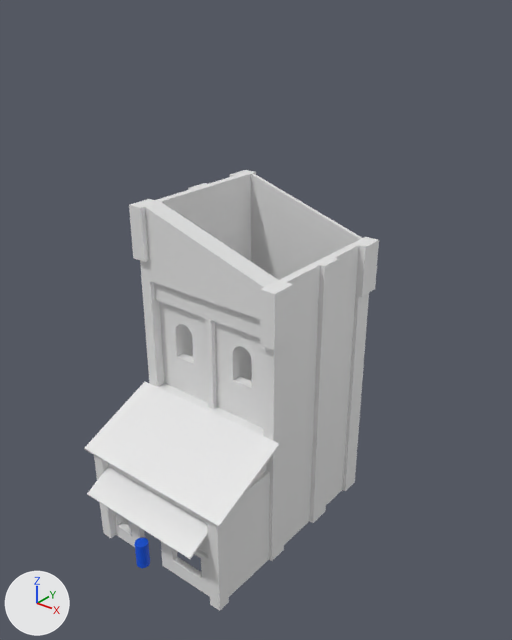
One commit to the Blender file Assets/Blend/Map1.blend: the scene before it, then after it.
Rendered twice from a 50 mm lens placed at (15.4, -20.2, 38.1), pointed at (-12.5, 14.7, 16.4). Lighting does not change. The marker at lower left points along +X, +Y and +Z.

Objects in the first picture: 'Cube.009', 'Reference'.
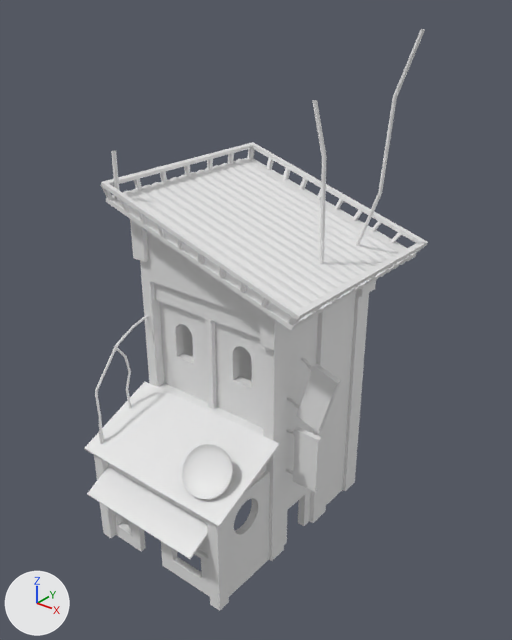
ob_cylinder_002 is not drawn itself; it is used by a modifier of ob_cube_009.

What the commit changed:
me_cube_019 is used by ob_cube_009; location (-20.25, 6.02, -0.45); scale (0.595, 0.595, 0.595).
me_cube_019 had 3540 vertices, 3535 faces and spanned x -1.4..20.6, y -3.4..29.6, z -1.0..41.2.
me_cube_019 now has 3558 vertices, 3553 faces and spans x -1.4..20.6, y -3.4..29.6, z -1.0..41.7.
Part 1, on me_cube_019:
8 vertices are removed from x 18.3..19.3, y 13.9..16.0, z -1.0..3.7.
26 faces are deleted.
10 vertices move from x 18.3..19.3, y 13.9..16.0, z -1.0..2.7 to x 18.3..19.3, y 13.1..16.9, z -1.0..2.6.
8 vertices are added at x 18.3..19.3, y 13.1..16.9, z -1.0..4.4.
6 new vertices lie (-0.5, 0.0, 0.0) away from vertices in x 18.8..19.3, y 13.9..16.0, z -1.0..2.7.
6 new vertices lie (0.0, 0.0, 0.8) away from vertices in x 18.3..19.3, y 13.1..16.9, z 2.6..2.7.
6 new vertices lie (0.0, 0.0, 1.0) away from vertices in x 18.3..19.3, y 13.1..16.9, z 3.4.
44 new faces join them.
Part 2, on me_cube_019:
15 vertices in x 19.3, y 8.6..29.6, z 35.8 move by (0.0, 0.0, -0.3).
15 vertices in x 18.8, y 8.6..29.6, z 35.8 move by (0.0, 0.0, -0.2).
9 vertices in x 19.9..20.2, y 8.6..29.6, z 35.8 move by (0.0, 0.0, -0.5).
7 vertices in x 19.8, y 9.3..28.9, z 35.8 move by (0.0, 0.0, -0.4).
Part 3, on me_cube_019:
15 vertices in x 0.0, y 8.6..29.6, z 41.2 move by (0.0, 0.0, 0.2).
15 vertices in x 0.5, y 8.6..29.6, z 41.2 move by (0.0, 0.0, 0.1).
9 vertices in x -0.6..-0.5, y 9.3..28.9, z 41.2 move by (0.0, 0.0, 0.4).
7 vertices in x -0.9, y 8.6..29.6, z 41.2 move by (0.0, 0.0, 0.5).
Mesh me_cylinder_003 is new.
It is a 32-sided cylinder along z spanning x -1.0..1.0, y -1.0..1.0, z -1.0..1.0.
Mesh me_cylinder_004 is new.
It has 960 vertices, 800 faces and spans x -6.5..112.0, y -1.2..117.8, z -1.0..88.9.
Mesh me_cube_023 is new.
It has 1066 vertices, 1064 faces and spans x -1.26..1.26, y -1.26..1.26, z -2.87..0.15.
Mesh me_cube_022 is new.
It has 64 vertices, 62 faces and spans x -2.39..1.05, y -1.05..1.05, z -1.04..1.04.
Mesh me_cube_021 is new.
It has 56 vertices, 54 faces and spans x -1.97..1.05, y -1.05..1.05, z -1.04..1.04.
Mesh me_plane is new.
It has 644 vertices, 650 faces and spans x -0.98..0.99, y -1.0..0.95, z 0.0..0.21.
Object 'Reference' (ob_reference) is now hidden.
Object 'Cube.009' (ob_cube_009) gains a BOOLEAN modifier named 'Boolean.002'.
Modifier setting: object = ob_cylinder_002.
Object 'Cylinder.002' (ob_cylinder_002) is new; it shows me_cylinder_003.
Its location is (-8.797, 8.947, 4.83).
Its rotation in degrees is (0, -90, 0).
Its scale is (1.32, 1.32, 1.32).
It is now shown.
Object 'Cylinder.003' (ob_cylinder_003) is new; it shows me_cylinder_004.
Its location is (-20.11, 6.18, 7.42).
Its scale is (0.133, 0.133, 0.313).
Object 'Cube.013' (ob_cube_013) is new; it shows me_cube_023.
Its location is (-10.54, 7.1, 8.9).
Its rotation in degrees is (-359, 313, 102).
Its scale is (1.41, 1.41, 0.495).
Object 'Cube.012' (ob_cube_012) is new; it shows me_cube_022.
Its location is (-6.32, 13.43, 13.05).
Its rotation in degrees is (-1.2, 16, -2.7).
Its scale is (0.971, 0.197, 2.14).
Object 'Cube.011' (ob_cube_011) is new; it shows me_cube_021.
Its location is (-7.0, 13.43, 7.79).
Its scale is (0.971, 0.197, 2.14).
Object 'Plane' (ob_plane) is new; it shows me_plane.
Its location is (-13.76, 17.53, 22.06).
Its rotation in degrees is (0, 17, 0).
Its scale is (8.57, 8.15, 6.82).

What differs and where, as boxes [x1, y1, x2, y2] in the pictures (512 x 640 px; the box of a moved part takes in the faces that stretch with it):
'Cube.009', reshaped, modifiers changed: before [84, 170, 379, 611]; after [84, 219, 376, 611]
'Plane', added: after [101, 142, 428, 331]
'Cylinder.003', added: after [95, 29, 425, 444]
'Cube.013', added: after [182, 444, 233, 500]
'Cube.012', added: after [287, 357, 341, 433]
'Cube.011', added: after [286, 427, 322, 493]
'Reference', hidden: before [135, 537, 150, 568]
part 1 of me_cube_019, built on: before [284, 485, 311, 545]; after [284, 489, 311, 545]
part 2 of me_cube_019, moved or reshaped (not visible afterwards): before [260, 237, 379, 304]
part 3 of me_cube_019, moved or reshaped: before [129, 170, 255, 262]; after [130, 219, 144, 262]
